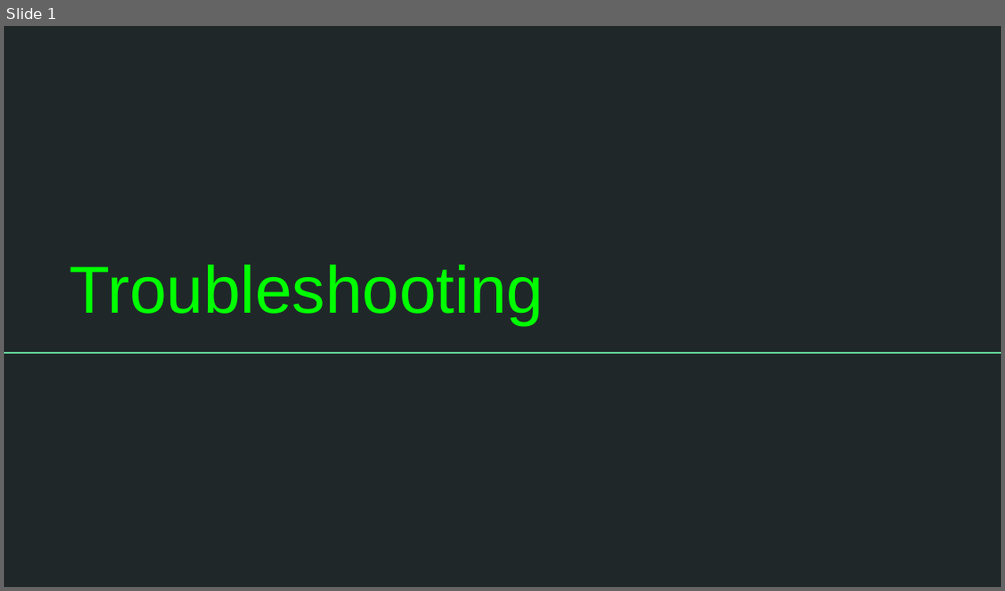
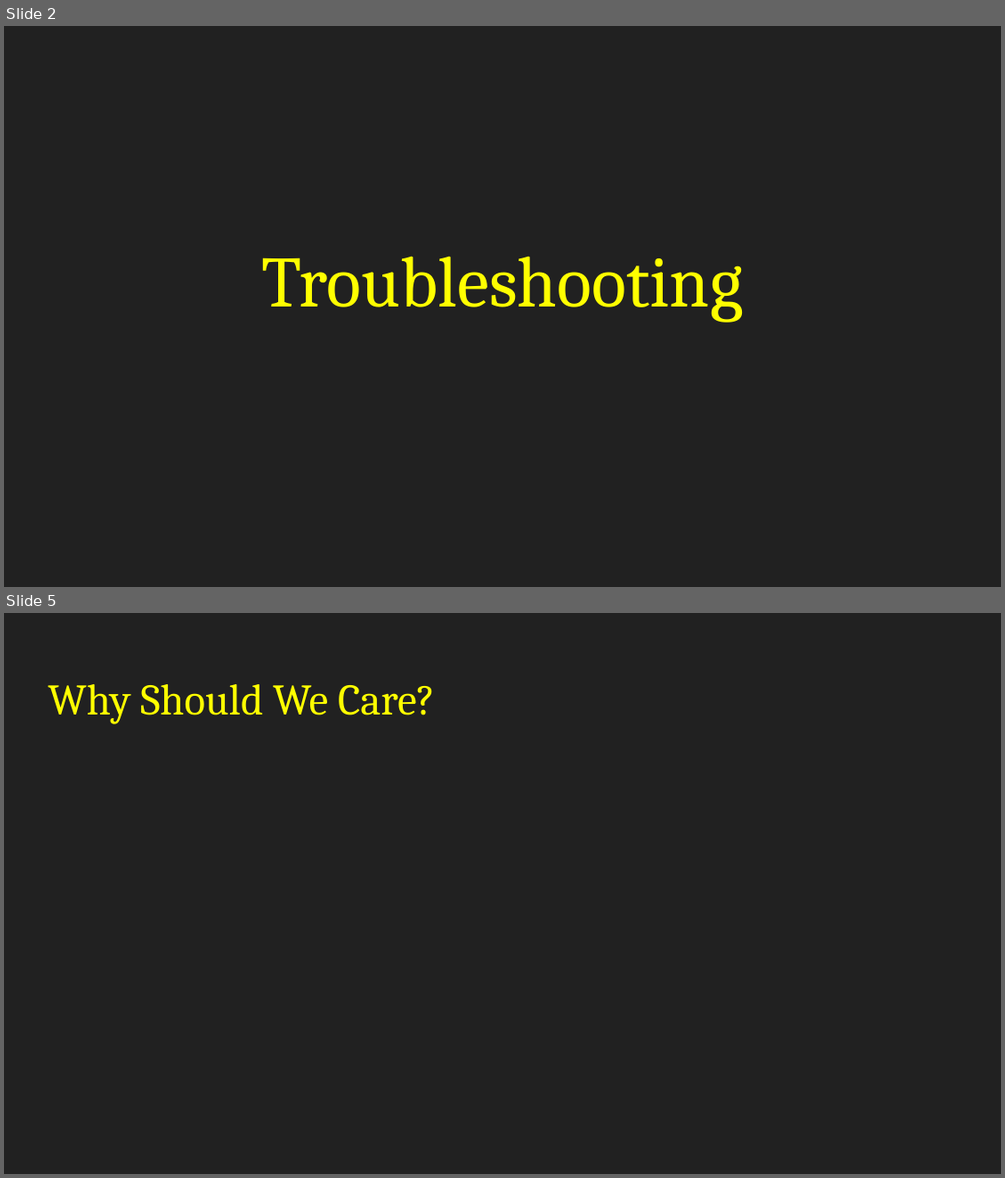
Before and after one commit to BYU-ITCSA/Dark-Mode, a slide deck: Lesson 4: Troubleshooting/Troubleshooting.pptx. Shown one above the other, each under a label of ours: slide 1 before the commit, slides 2 and 5 after it; the slides between them are not shown. The pictures are 1005x591 and 1005x1178 pixels, drawn with LibreOffice and Linux fonts; fonts in the diff are those of the drawing. Boxes give left, top, right and bottom in pixels: in the first picture for what was removed or moved away, otherwise in the second. Text is boxed around its words. In the diff, an @@ line names an element or a change of style, - is before the commit and + after.

```diff
--- a/Lesson 4: Troubleshooting/Troubleshooting.pptx
+++ b/Lesson 4: Troubleshooting/Troubleshooting.pptx
@@ slide 5 added at [4,613,1001,1174], background #212121 @@
@@ title added at [48,684,435,724], 31.5 pt, text #FFFF00 @@
+Why Should We Care?
@@ what was slide 1 is now slide 2 @@
@@ slide 2 changed as well @@
@@ background #202729 to #212121 @@
@@ title "Troubleshooting": place and size @@
-title "Troubleshooting" at [70,265,543,325]
+title "Troubleshooting" at [262,256,743,321]
@@ title "Troubleshooting" at [262,256,743,321]: size 48 to 52 pt, font Arial to Cambria, text colour #00FF00 to #FFFF00; alignment left to centre @@
@@ line removed from (4, 353) to (1001, 353) @@
```
Also in this commit, not shown: 5 other slides added, 1 other file.
